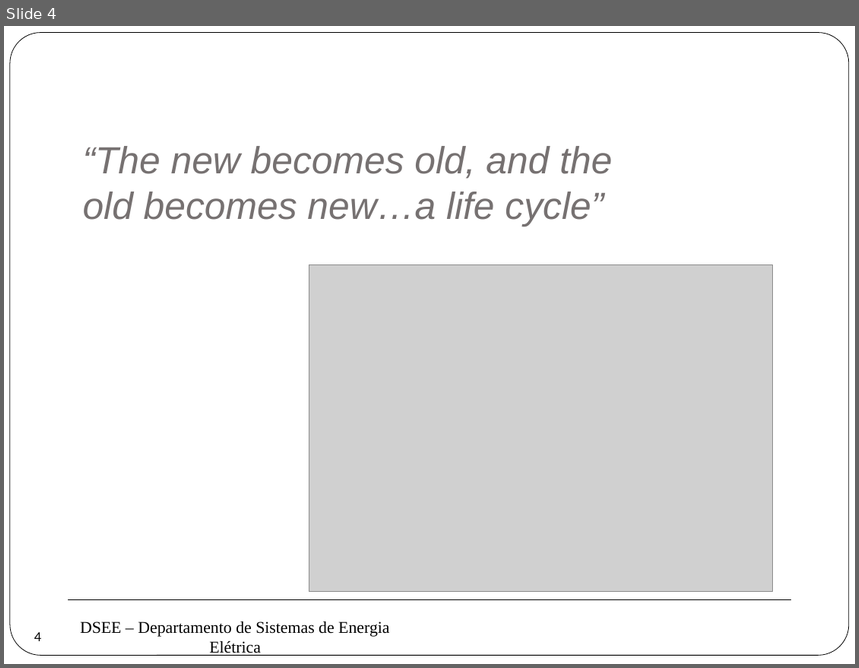
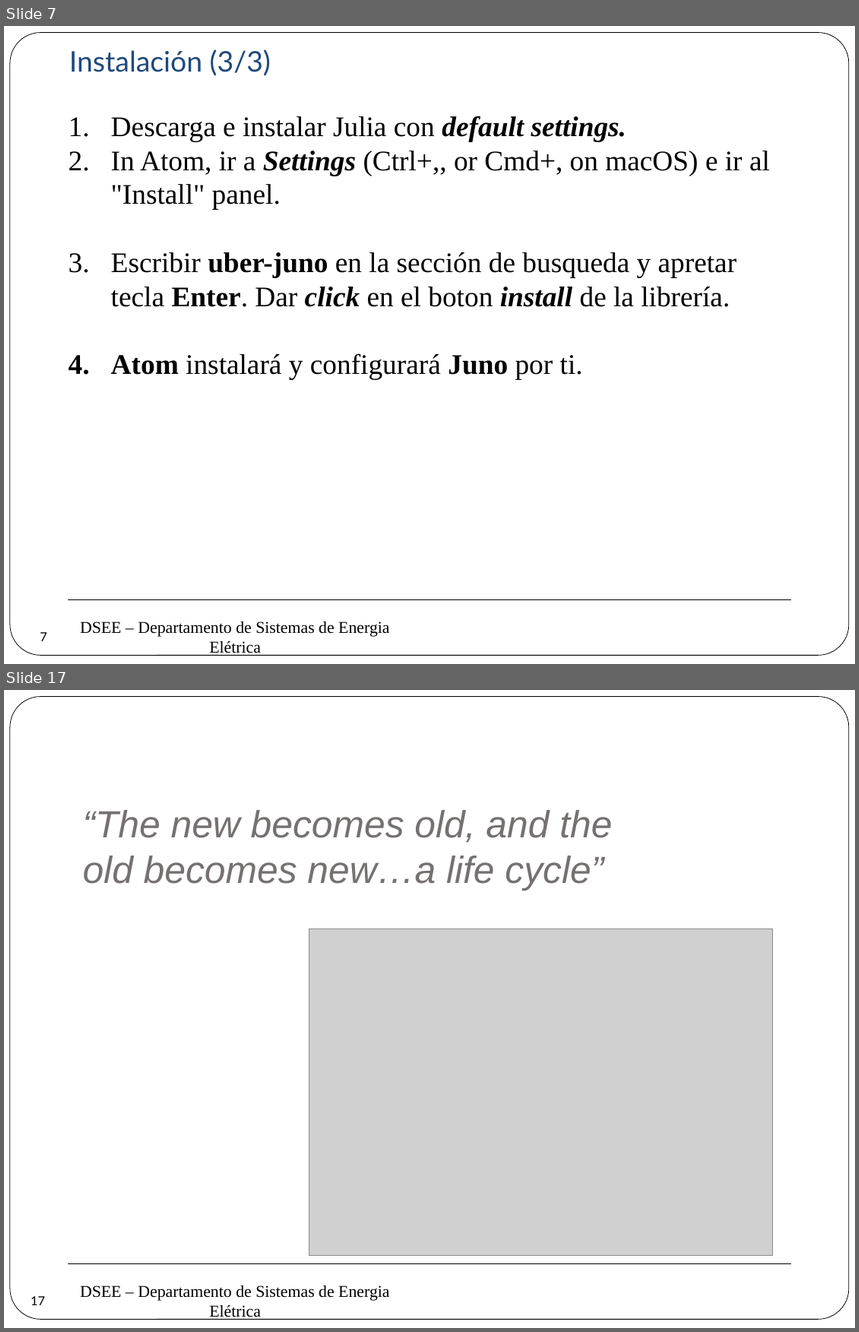
Before and after one commit to erikfilias/Power-Systems-Optimization-using-Julia-Language, a slide deck: 1. Lectures/Introducción a la Optimización aplicada a Sistemas de Energía Eléctrica/Dia 1/3. Julia Language.pptx. Shown one above the other, each under a label of ours: slide 4 before the commit, slides 7 and 17 after it; the slides between them are not shown. The pictures are 859x668 and 859x1332 pixels, drawn with LibreOffice and Linux fonts; fonts in the diff are those of the drawing; grey boxes stand for pictures; background and template pictures are left out. Boxes give left, top, right and bottom in pixels: in the first picture for what was removed or moved away, otherwise in the second. Text is boxed around its words. In the diff, an @@ line names an element or a change of style, - is before the commit and + after.

```diff
--- a/1. Lectures/Introducción a la Optimización aplicada a Sistemas de Energía Eléctrica/Dia 1/3. Julia Language.pptx
+++ b/1. Lectures/Introducción a la Optimización aplicada a Sistemas de Energía Eléctrica/Dia 1/3. Julia Language.pptx
@@ slide 7 added at [4, 26, 855, 664], background #FFFFFF; not listed: 3 template elements that a slide beside it also shows @@
@@ text added at [69, 50, 271, 76], 24 pt, text #1F497D @@
+Instalación (3/3)
@@ text added at [111, 116, 770, 380], 24 pt, text #000000 @@
+1. Descarga e instalar Julia con default settings.
+2. In Atom, ir a Settings (Ctrl+,, or Cmd+, on macOS) e ir al "Install" panel.
+3. Escribir uber-juno en la sección de busqueda y apretar tecla Enter. Dar click en el boton install de la librería.
+4. Atom instalará y configurará Juno por ti.
@@ page number added at [28, 621, 60, 653], 10.5 pt, text #000000 @@
+7
@@ what was slide 4 is now slide 17 @@
@@ page number at [31, 1296, 45, 1306]: text changed @@
-4
+17
```
Also in this commit, not shown: 14 other slides added, 2 slides removed, 2 other files.
